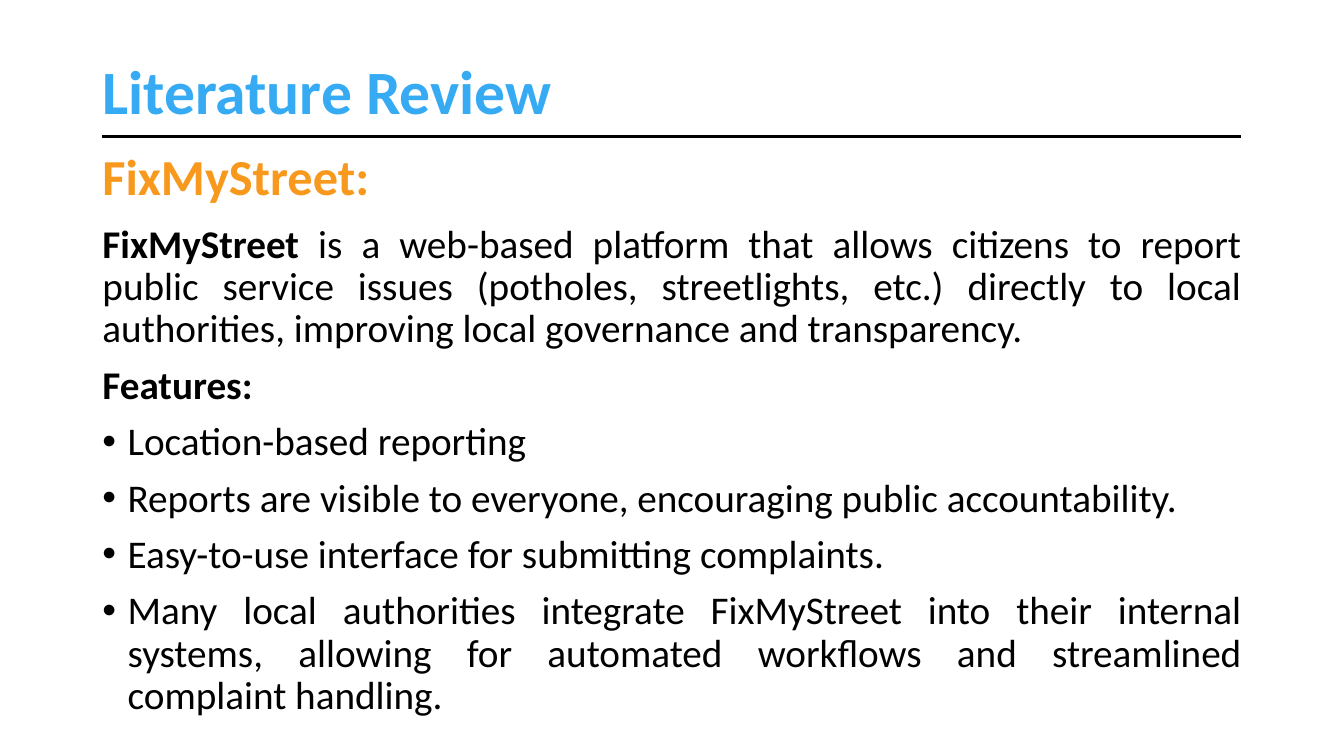
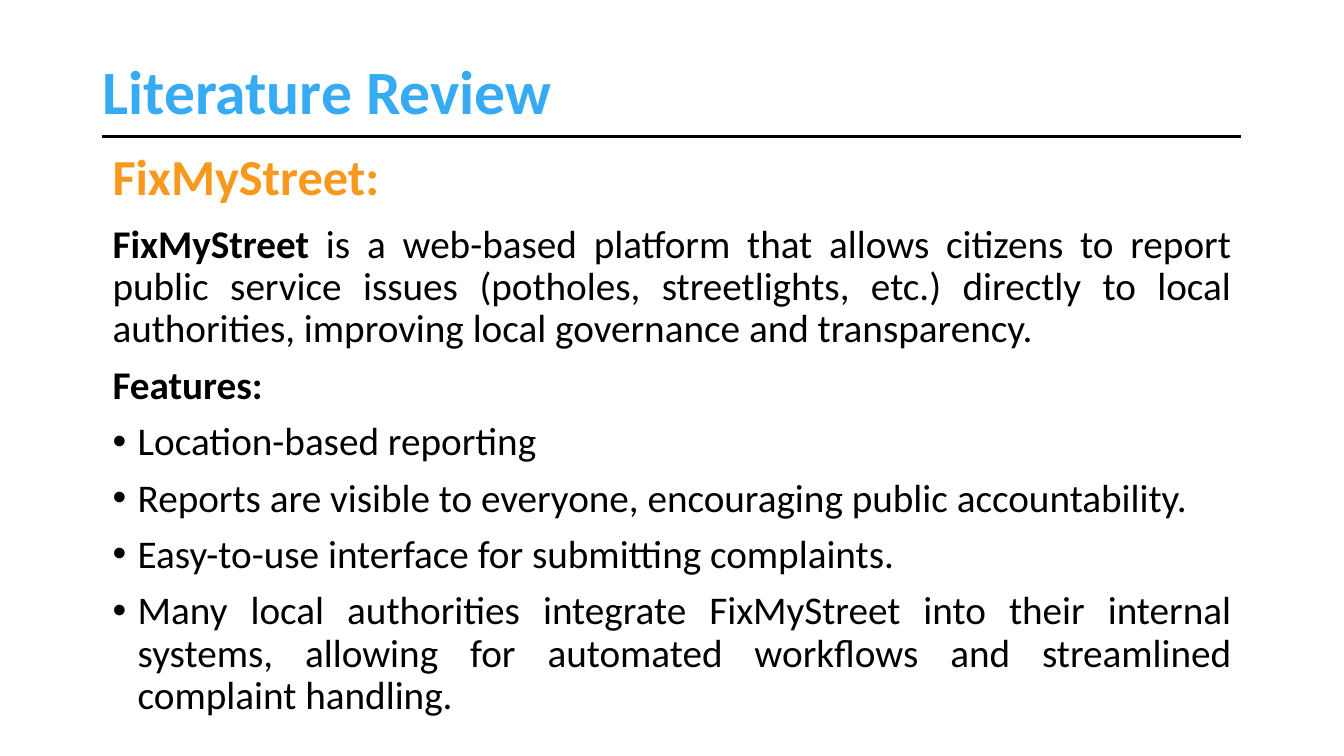
Before and after one commit to muhammadahsanmirza/fyp-constituency-connect, a slide deck: slide 7 of 4- Idea Evaluation/Idea Evaluation Slides - Working Draft.pptx. Drawn at 1344x756 pixels with LibreOffice and Linux fonts; fonts in the diff are those of the drawing. Boxes give left, top, right and bottom in pixels: in the first picture for what was removed or moved away, otherwise in the second. Text is boxed around its words. In the diff, an @@ line names an element or a change of style, - is before the commit and + after.

```diff
--- a/4- Idea Evaluation/Idea Evaluation Slides - Working Draft.pptx
+++ b/4- Idea Evaluation/Idea Evaluation Slides - Working Draft.pptx
@@ text "FixMyStreet:": place and size @@
-text "FixMyStreet:" at (102, 159, 369, 203)
+text "FixMyStreet:" at (113, 159, 380, 203)
@@ text "FixMyStreet is a web-based platform ..." rewrapped from (102, 230, 1242, 716) to (113, 230, 1231, 716) @@
```
Also in this commit, not shown: 13 other slides changed, 3 slides added.
